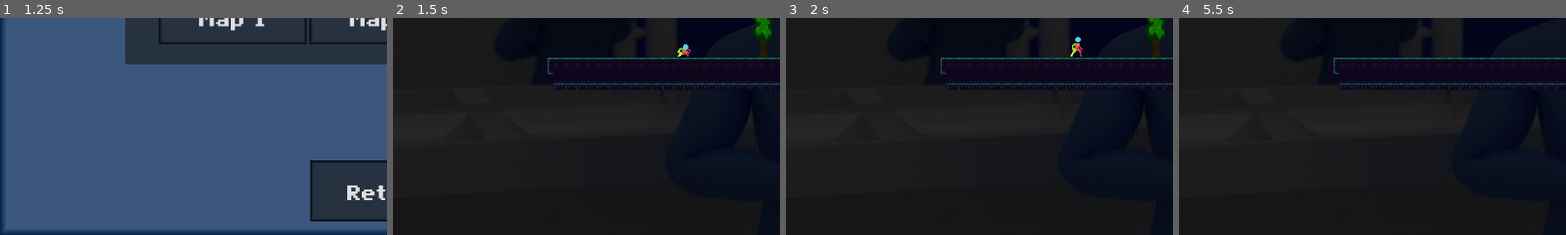
Above: before the commit, frames 1-4 (left to right).
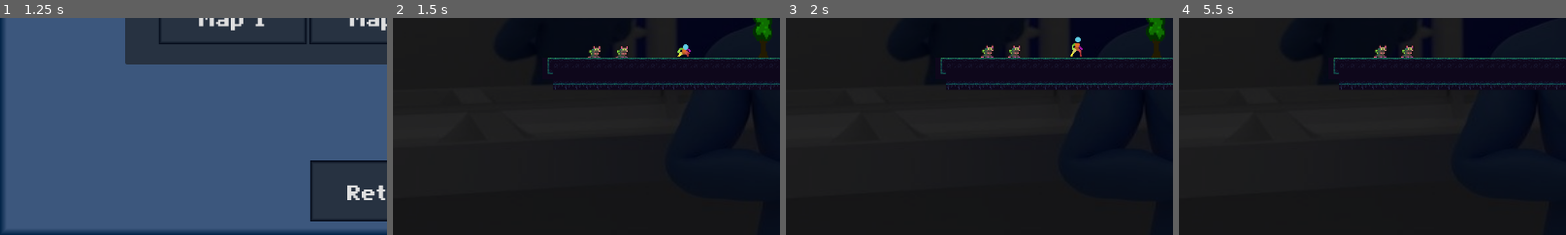
Above: after the commit, the same moments.

Repository: Dacosa/pre-alpha
Game: Godot game, scene res://UI/main_ui.tscn
The game is run twice, just before and just after one commit, with the same random seed, the same clock (stepped at 60 frames per second) and the same inputs.
Inputs:
- Up to frame 1 (1.25 s): click "Play game :D" at 0.5 s
- Up to frame 2 (1.5 s): click "Map 1" at 1.25 s
- Up to frame 3 (2 s): no input
- Up to frame 4 (5.5 s): tap Enter at 2, 5 s; hold D (move_right) 2.03-3.53 s; tap E (Pick, bound only after the commit) at 2.1, 3.05, 3.8, 4.55, 5.1 s; tap Space (jump) at 2.27, 3.02, 4.25, 4.52, 5.27 s; tap Shift (air_dodge) at 2.85 s; hold S (move_down) 3.53-4.28 s; hold A (any) 3.53-4.28 s; hold D (move_right) from 4.28 s (still down); tap F (attack) at 4.35 s
The pictures show only the part of the screen within x 0-50%, y 50-100%; the shares and areas given below are measured in that part.

Frame 1 is identical in both runs. In frame 2, 0.2% of the frame differs, in the area x 50-61%, y 12-19%; in frame 3, 0.3%; in frame 4, 0.3%.

Commit message:
pickable object
Se agregó un objeto recogible (una rata xd)

Diff:
--- a/Scenes/main.tscn
+++ b/Scenes/main.tscn
@@ -6,6 +6,7 @@
 [ext_resource type="Script" path="res://Scripts/primerObjeto.gd" id="4_h286x"]
 [ext_resource type="PackedScene" uid="uid://bnea8t7vqcmj5" path="res://Scenes/Hurtbox.tscn" id="5_1ihx6"]
 [ext_resource type="Texture2D" uid="uid://dtu40hnx5ywtp" path="res://Assets/bg.jpg" id="6_h0udu"]
+[ext_resource type="PackedScene" uid="uid://csyuh64ak4dcg" path="res://Scenes/pickable.tscn" id="7_wd8we"]
 
 [sub_resource type="TileSetAtlasSource" id="TileSetAtlasSource_xw5qx"]
 texture = ExtResource("3_hkt7m")
@@ -590,6 +591,12 @@
 [node name="Camera2D" type="Camera2D" parent="."]
 position = Vector2(18, -124)
 
+[node name="pickablebox" parent="." instance=ExtResource("7_wd8we")]
+position = Vector2(-258, -85)
+
+[node name="pickablebox2" parent="." instance=ExtResource("7_wd8we")]
+position = Vector2(-217, -85)
+
 [connection signal="area_entered" from="Objeto/Area2D" to="Objeto" method="_on_area_2d_area_entered"]
 [connection signal="area_entered" from="Objeto2/Area2D" to="Objeto2" method="_on_area_2d_area_entered"]
 
--- /dev/null
+++ b/Scenes/pickable.tscn
@@ -0,0 +1,67 @@
+[gd_scene load_steps=7 format=3 uid="uid://csyuh64ak4dcg"]
+
+[ext_resource type="Script" path="res://Scripts/pickablebox.gd" id="1_iw3ul"]
+[ext_resource type="Texture2D" uid="uid://psm1dnedqwge" path="res://Assets/Vermin Free Asset Pack/Animations/Infected Mouse/InfectedMouseIdleSide.png" id="2_8k03c"]
+
+[sub_resource type="RectangleShape2D" id="RectangleShape2D_81jlv"]
+
+[sub_resource type="Animation" id="Animation_n8xmr"]
+resource_name = "idle"
+length = 4.0
+loop_mode = 1
+step = 1.0
+tracks/0/type = "value"
+tracks/0/imported = false
+tracks/0/enabled = true
+tracks/0/path = NodePath("Sprite2D:frame")
+tracks/0/interp = 1
+tracks/0/loop_wrap = true
+tracks/0/keys = {
+"times": PackedFloat32Array(0, 1, 2, 3),
+"transitions": PackedFloat32Array(1, 1, 1, 1),
+"update": 1,
+"values": [0, 1, 2, 3]
+}
+
+[sub_resource type="Animation" id="Animation_mva4u"]
+length = 0.001
+tracks/0/type = "value"
+tracks/0/imported = false
+tracks/0/enabled = true
+tracks/0/path = NodePath("Sprite2D:frame")
+tracks/0/interp = 1
+tracks/0/loop_wrap = true
+tracks/0/keys = {
+"times": PackedFloat32Array(0),
+"transitions": PackedFloat32Array(1),
+"update": 1,
+"values": [0]
+}
+
+[sub_resource type="AnimationLibrary" id="AnimationLibrary_rifl1"]
+_data = {
+"RESET": SubResource("Animation_mva4u"),
+"idle": SubResource("Animation_n8xmr")
+}
+
+[node name="pickablebox" type="RigidBody2D"]
+collision_layer = 8
+collision_mask = 9
+freeze_mode = 1
+script = ExtResource("1_iw3ul")
+
+[node name="CollisionShape2D" type="CollisionShape2D" parent="."]
+shape = SubResource("RectangleShape2D_81jlv")
+
+[node name="AnimationPlayer" type="AnimationPlayer" parent="."]
+autoplay = "idle"
+libraries = {
+"": SubResource("AnimationLibrary_rifl1")
+}
+
+[node name="Sprite2D" type="Sprite2D" parent="."]
+texture_filter = 1
+position = Vector2(0, -6)
+scale = Vector2(2, 2)
+texture = ExtResource("2_8k03c")
+hframes = 4
--- a/Scenes/player.tscn
+++ b/Scenes/player.tscn
@@ -813,6 +813,9 @@
 
 [sub_resource type="AnimationNodeStateMachinePlayback" id="AnimationNodeStateMachinePlayback_peu0t"]
 
+[sub_resource type="CircleShape2D" id="CircleShape2D_g00px"]
+radius = 33.0151
+
 [node name="Player" type="CharacterBody2D"]
 script = ExtResource("1_5gb51")
 
@@ -830,6 +833,9 @@
 rotation = 1.5708
 shape = SubResource("CapsuleShape2D_5nvh0")
 
+[node name="pickablemarker" type="Marker2D" parent="Pivot"]
+position = Vector2(0, -18)
+
 [node name="CollisionShape2D" type="CollisionShape2D" parent="."]
 position = Vector2(0, 3)
 shape = SubResource("CapsuleShape2D_0nq2g")
@@ -848,4 +854,11 @@
 
 [node name="PauseMenu" parent="CanvasLayer" instance=ExtResource("11_kjvca")]
 
+[node name="pickablearea" type="Area2D" parent="."]
+collision_layer = 0
+collision_mask = 8
+
+[node name="CollisionShape2D" type="CollisionShape2D" parent="pickablearea"]
+shape = SubResource("CircleShape2D_g00px")
+
 [editable path="Pivot/PuchHitbox"]
--- a/Scripts/Player.gd
+++ b/Scripts/Player.gd
@@ -25,6 +25,8 @@
 var jump_count = 0
 var dodged = false
 
+var pickable: Pickable = null
+var grabbed = false
 
 
 @onready var pivot = $Pivot
@@ -32,10 +34,18 @@
 @onready var animation_tree = $AnimationTree
 @onready var playback = animation_tree.get("parameters/playback")
 
+
+@onready var pickablemarker = $Pivot/pickablemarker
+@onready var pickablearea = $pickablearea
+
+
 func _ready():
 	animation_tree.active = true
+
+	#Pickable
+	pickablearea.body_entered.connect(_on_pickable_enter)
+	pickablearea.body_exited.connect(_on_pickable_exit)
 #	Engine.time_scale = 0.2
-
 func hit():
 	pass
 
@@ -151,3 +161,21 @@
 
 	if move_input_x and is_on_floor():
 		pivot.scale.x = sign(move_input_x)
+
+
+	#Pickable
+	if Input.is_action_just_pressed("Pick") and pickable:
+		grabbed = !grabbed
+		pickable.freeze = grabbed
+
+	if pickable and grabbed:
+		pickable.global_position = lerp(pickable.global_position, pickablemarker.global_position , 0.4)
+
+# Pickable object
+func _on_pickable_enter(body: Node):
+	if body is Pickable and not grabbed:
+		pickable = body
+
+func _on_pickable_exit(body: Node):
+	if body == pickable and not grabbed:
+		pickable = null
--- /dev/null
+++ b/Scripts/pickablebox.gd
@@ -0,0 +1,9 @@
+class_name Pickable
+extends RigidBody2D
+
+@onready var collision_shape_2d = $CollisionShape2D
+
+
+
+#func enable_collision(enable):
+#	collision_shape_2d
--- a/project.godot
+++ b/project.godot
@@ -66,3 +66,12 @@
 "events": [Object(InputEventKey,"resource_local_to_scene":false,"resource_name":"","device":0,"window_id":0,"alt_presse …(181 unchanged characters)…
 ]
 }
+Pick={
+"deadzone": 0.5,
+"events": [null, Object(InputEventKey,"resource_local_to_scene":false,"resource_name":"","device":0,"window_id":0,"alt_pressed":false,"shift_pressed":false,"ctrl_pressed":false,"meta_pressed":false,"pressed":false,"keycode":0,"physical_keycode":69,"key_label":0,"unicode":0,"echo":false,"script":null)
+]
+}
+
+[layer_names]
+
+2d_physics/layer_4="pickable"
Binary file added: Assets/Vermin Free Asset Pack/Animations/Blazing Slug/BlazingSlugIdleSide.aseprite
Binary file added: Assets/Vermin Free Asset Pack/Animations/Blazing Slug/BlazingSlugIdleSide.gif
Binary file added: Assets/Vermin Free Asset Pack/Animations/Blazing Slug/BlazingSlugIdleSide.png
Not shown, added: Assets/Vermin Free Asset Pack/Animations/Blazing Slug/BlazingSlugIdleSide.png.import
Binary file added: Assets/Vermin Free Asset Pack/Animations/Bloated Bedbug/BloatedBedbugIdleSide.aseprite
Binary file added: Assets/Vermin Free Asset Pack/Animations/Bloated Bedbug/BloatedBedbugIdleSide.gif
Binary file added: Assets/Vermin Free Asset Pack/Animations/Bloated Bedbug/BloatedBedbugIdleSide.png
Not shown, added: Assets/Vermin Free Asset Pack/Animations/Bloated Bedbug/BloatedBedbugIdleSide.png.import
Binary file added: Assets/Vermin Free Asset Pack/Animations/Carnivorous Worm/CarnivorousWormIdleSide.aseprite
Binary file added: Assets/Vermin Free Asset Pack/Animations/Carnivorous Worm/CarnivorousWormIdleSide.gif
Binary file added: Assets/Vermin Free Asset Pack/Animations/Carnivorous Worm/CarnivorousWormIdleSide.png
Not shown, added: Assets/Vermin Free Asset Pack/Animations/Carnivorous Worm/CarnivorousWormIdleSide.png.import
(and 76 more such lines)
